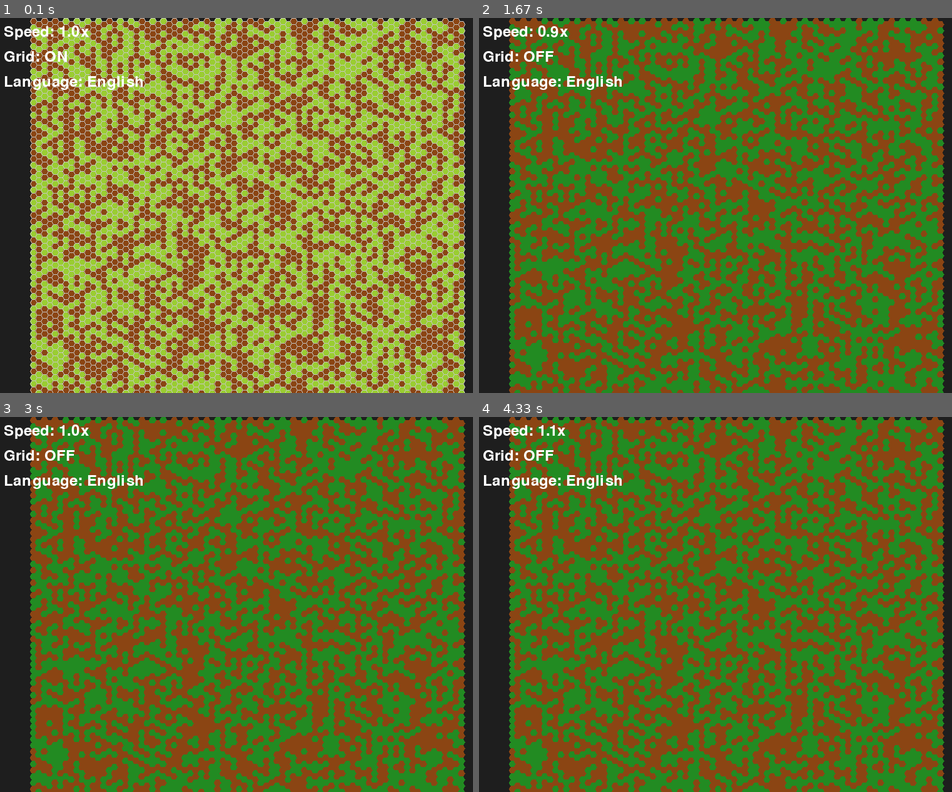
Above: before the commit, frames 1-4 (two rows, left to right).
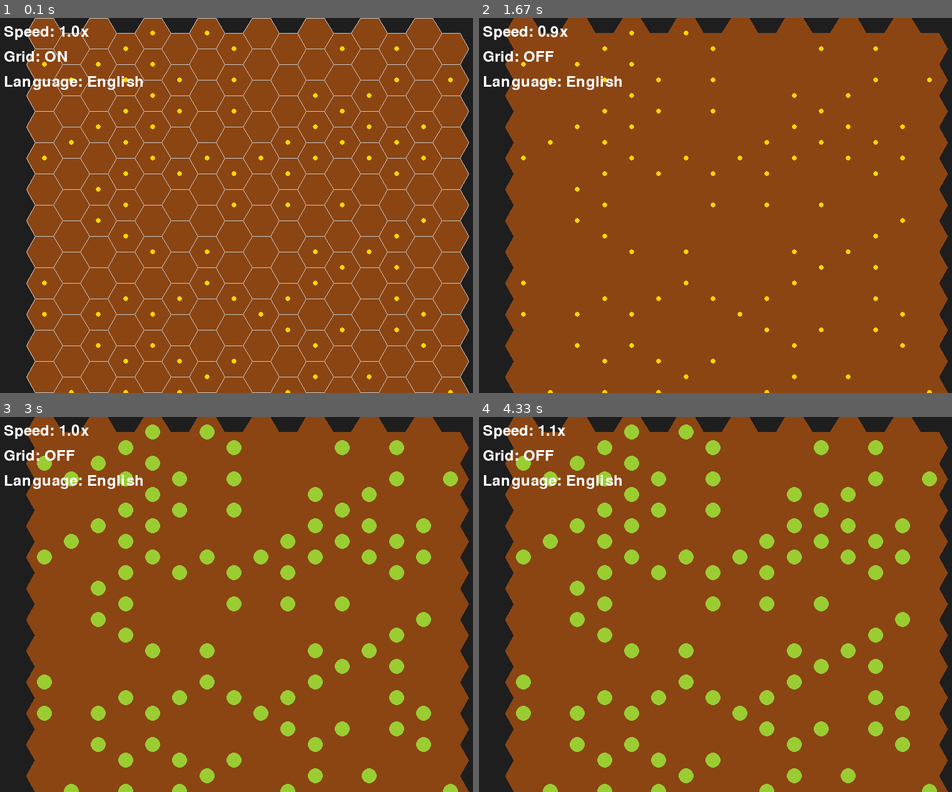
Above: after the commit, the same moments.

Repository: joselc/life-sim-first-try
Game: pygame game, started from main.py
The game is run twice, just before and just after one commit, with the same random seed, the same clock (stepped at 60 frames per second) and the same inputs.
Inputs:
- Up to frame 1 (0.1 s): no input
- Up to frame 2 (1.67 s): tap - at 0.33 s; tap G at 0.67 s
- Up to frame 3 (3 s): tap + at 2 s
- Up to frame 4 (4.33 s): tap + at 3.33 s

The runs differ from the first frame. In frame 1, 56% of the frame differs, in the area x 5-100%, y 0-100%; in frame 2, 47%; in frame 3, 51%; in frame 4, 51%.

Commit message:
feat: enhance plant rendering with detailed states and color changes

Diff:
--- a/src/config.py
+++ b/src/config.py
@@ -24,8 +24,8 @@
 BACKGROUND_COLOR = (30, 30, 30)
 
 # Grid settings
-GRID_COLUMNS = 80
-GRID_ROWS = 60
+GRID_COLUMNS = 16
+GRID_ROWS = 12
 PLANT_SPAWN_PROBABILITY = 0.5
 
 # Colors
@@ -37,5 +37,6 @@
     'GROWING': (154, 205, 50),   # Yellow-green for growing plants
     'MATURE': (34, 139, 34),     # Forest green for mature plants
     'DYING': (205, 133, 63),     # Peru brown for dying plants
-    'DEAD': (139, 69, 19)        # Same as ground color
+    'DEAD': (139, 69, 19),       # Same as ground color
+    'YELLOW': (255, 215, 0)      # Gold color for seed dots
 }
--- a/src/hexagons/ground.py
+++ b/src/hexagons/ground.py
@@ -21,10 +21,28 @@
         pass
 
     @property
-    def color(self) -> Tuple[int, int, int]:
-        """Get the color of the ground cell.
+    def base_color(self) -> Tuple[int, int, int]:
+        """Get the base color of the ground cell.
 
         Returns:
             Tuple[int, int, int]: RGB color values (brown)
         """
         return COLORS['BROWN']
+
+    @property
+    def detail_color(self) -> Tuple[int, int, int]:
+        """Get the detail color (not used for ground).
+
+        Returns:
+            Tuple[int, int, int]: RGB color values (black)
+        """
+        return (0, 0, 0)
+
+    @property
+    def detail_radius(self) -> float:
+        """Get the detail radius (not used for ground).
+
+        Returns:
+            float: Always 0.0 as ground has no details
+        """
+        return 0.0
--- a/src/hexagons/plant.py
+++ b/src/hexagons/plant.py
@@ -15,6 +15,10 @@
     Attributes:
         state_manager (PlantStateManager): Manages the plant's lifecycle states
     """
+
+    # Visual detail constants
+    SEED_DOT_RADIUS = 0.15    # Relative to hexagon size
+    GROWING_DOT_RADIUS = 0.45  # Relative to hexagon size (increased from 0.3)
 
     def __init__(self, cx: float, cy: float, a: float) -> None:
         """Initialize a plant hexagonal cell.
@@ -38,19 +42,31 @@
         self.state_manager.update(t)
 
     @property
-    def color(self) -> Tuple[int, int, int]:
-        """Get the current color of the plant based on its state.
+    def base_color(self) -> Tuple[int, int, int]:
+        """Get the base color of the hexagon."""
+        if self.state_manager.state == PlantState.MATURE:
+            return COLORS['MATURE']
+        elif self.state_manager.state == PlantState.DYING:
+            return COLORS['DYING']
+        elif self.state_manager.state == PlantState.DEAD:
+            return COLORS['DEAD']
+        else:
+            return COLORS['BROWN']  # Ground color for SEED and GROWING states
 
-        Returns a distinct color for each state of the plant's lifecycle.
+    @property
+    def detail_color(self) -> Tuple[int, int, int]:
+        """Get the color of the detail (dot) in the center."""
+        if self.state_manager.state == PlantState.SEED:
+            return COLORS['YELLOW']  # New color for seed dot
+        elif self.state_manager.state == PlantState.GROWING:
+            return COLORS['GROWING']
+        return (0, 0, 0)  # Black for other states (won't be visible)
 
-        Returns:
-            Tuple[int, int, int]: RGB color values
-        """
-        state_colors = {
-            PlantState.SEED: COLORS['SEED'],
-            PlantState.GROWING: COLORS['GROWING'],
-            PlantState.MATURE: COLORS['MATURE'],
-            PlantState.DYING: COLORS['DYING'],
-            PlantState.DEAD: COLORS['DEAD']
-        }
-        return state_colors[self.state_manager.state]
+    @property
+    def detail_radius(self) -> float:
+        """Get the radius of the detail (dot) relative to hexagon size."""
+        if self.state_manager.state == PlantState.SEED:
+            return self.SEED_DOT_RADIUS
+        elif self.state_manager.state == PlantState.GROWING:
+            return self.GROWING_DOT_RADIUS
+        return 0.0  # No dot for other states
--- a/src/hexagons/plant_states.py
+++ b/src/hexagons/plant_states.py
@@ -34,7 +34,8 @@
     """
 
     # State transition thresholds
-    GROWTH_THRESHOLD = 1.0  # Time needed to reach mature state
+    SEED_DURATION = 2.0     # Time to stay in seed state
+    GROWTH_THRESHOLD = 3.0  # Time needed to reach mature state
     MATURE_MAX_TIME = 5.0   # Maximum time before dying starts
     DYING_DURATION = 3.0    # How long it takes to die
 
@@ -54,9 +55,10 @@
         self.time_in_state += dt
 
         if self.state == PlantState.SEED:
-            # Start growing immediately
-            self.state = PlantState.GROWING
-            self.time_in_state = 0.0
+            # Stay in seed state for SEED_DURATION
+            if self.time_in_state >= self.SEED_DURATION:
+                self.state = PlantState.GROWING
+                self.time_in_state = 0.0
 
         elif self.state == PlantState.GROWING:
             # Update growth progress
--- a/src/renderers/pygame_renderer.py
+++ b/src/renderers/pygame_renderer.py
@@ -43,8 +43,15 @@
             hexagon (Renderable): The hexagon to draw
             show_grid (bool, optional): Whether to show grid lines. Defaults to True.
         """
-        # Draw the filled hexagon
-        pygame.draw.polygon(self.screen, hexagon.color, hexagon.points, 0)
+        # Draw the base hexagon
+        pygame.draw.polygon(self.screen, hexagon.base_color, hexagon.points, 0)
+
+        # Draw any additional details
+        if hasattr(hexagon, 'detail_color') and hasattr(hexagon, 'detail_radius'):
+            center = (int(hexagon.cx), int(hexagon.cy))
+            radius = int(hexagon.a * hexagon.detail_radius)
+            if radius > 0:
+                pygame.draw.circle(self.screen, hexagon.detail_color, center, radius)
 
         # Draw the grid lines if enabled
         if show_grid:
--- a/tests/hexagons/test_plant.py
+++ b/tests/hexagons/test_plant.py
@@ -26,17 +26,21 @@
         # Start as seed
         self.assertEqual(self.plant.state_manager.state, PlantState.SEED)
 
-        # Update should transition to growing immediately
+        # Update should stay in seed state initially
         self.plant.update(0.1)
+        self.assertEqual(self.plant.state_manager.state, PlantState.SEED)
+
+        # After SEED_DURATION, should transition to growing
+        self.plant.update(self.plant.state_manager.SEED_DURATION)
         self.assertEqual(self.plant.state_manager.state, PlantState.GROWING)
 
         # Should be growing for a while
-        self.plant.update(0.5)
+        self.plant.update(self.plant.state_manager.GROWTH_THRESHOLD / 2)
         self.assertEqual(self.plant.state_manager.state, PlantState.GROWING)
         self.assertGreater(self.plant.state_manager.growth, 0.0)
 
         # After growth threshold, should be mature
-        self.plant.update(0.5)  # Complete growth
+        self.plant.update(self.plant.state_manager.GROWTH_THRESHOLD)  # Complete growth
         self.assertEqual(self.plant.state_manager.state, PlantState.MATURE)
 
         # Should stay mature for a while
@@ -53,30 +57,29 @@
 
     def test_color_transitions(self):
         """Test that color changes appropriately with state transitions."""
-        green = MOCK_COLORS['GREEN']
-        brown = MOCK_COLORS['BROWN']
+        # Start as seed (should be brown with yellow dot)
+        self.assertEqual(self.plant.state_manager.state, PlantState.SEED)
+        self.assertEqual(self.plant.base_color, MOCK_COLORS['BROWN'])
 
-        # Start as seed (should be brown)
-        self.assertEqual(self.plant.state_manager.state, PlantState.SEED)
-        self.assertEqual(self.plant.state_manager.color_factor, 0.0)
+        # Growing should be brown with green dot
+        self.plant.update(self.plant.state_manager.SEED_DURATION + 0.1)
+        self.assertEqual(self.plant.state_manager.state, PlantState.GROWING)
+        self.assertEqual(self.plant.base_color, MOCK_COLORS['BROWN'])
 
-        # Growing should transition towards green
-        self.plant.update(0.1)  # Start growing
-        self.plant.update(0.5)  # Progress growth
-        self.assertEqual(self.plant.state_manager.state, PlantState.GROWING)
+        # Progress growth
+        self.plant.update(self.plant.state_manager.GROWTH_THRESHOLD / 2)
         self.assertGreater(self.plant.state_manager.growth, 0.0)
         self.assertLess(self.plant.state_manager.growth, 1.0)
 
-        # Mature should be most green
-        self.plant.update(0.5)  # Complete growth
+        # Mature should be solid green
+        self.plant.update(self.plant.state_manager.GROWTH_THRESHOLD)  # Complete growth
         self.assertEqual(self.plant.state_manager.state, PlantState.MATURE)
-        self.assertEqual(self.plant.state_manager.color_factor, 1.0)
+        self.assertEqual(self.plant.base_color, MOCK_COLORS['MATURE'])
 
-        # Dying should transition back to brown
-        self.plant.update(self.plant.state_manager.MATURE_MAX_TIME + 0.1)  # Start dying
-        self.plant.update(self.plant.state_manager.DYING_DURATION / 2)  # Half dead
+        # Start dying
+        self.plant.update(self.plant.state_manager.MATURE_MAX_TIME + 0.1)
         self.assertEqual(self.plant.state_manager.state, PlantState.DYING)
-        self.assertLess(self.plant.state_manager.color_factor, 1.0)
+        self.assertEqual(self.plant.base_color, MOCK_COLORS['DYING'])
 
     def assertColorCloserTo(self, color, target, other):
         """Assert that color is closer to target than to other color."""
--- a/tests/hexagons/test_plant_states.py
+++ b/tests/hexagons/test_plant_states.py
@@ -17,33 +17,37 @@
         self.assertEqual(self.manager.growth, 0.0)
 
     def test_seed_to_growing_transition(self):
-        """Test immediate transition from seed to growing state."""
+        """Test transition from seed to growing state after SEED_DURATION."""
         self.assertEqual(self.manager.state, PlantState.SEED)
+        # Update with less than SEED_DURATION
         self.manager.update(0.1)
+        self.assertEqual(self.manager.state, PlantState.SEED)
+        # Update past SEED_DURATION
+        self.manager.update(self.manager.SEED_DURATION)
         self.assertEqual(self.manager.state, PlantState.GROWING)
         self.assertEqual(self.manager.time_in_state, 0.0)
 
     def test_growth_progression(self):
         """Test that growth progresses correctly over time."""
-        # Start growing
-        self.manager.update(0.1)
+        # Get to growing state
+        self.manager.update(self.manager.SEED_DURATION + 0.1)
         self.assertEqual(self.manager.state, PlantState.GROWING)
 
         # Partial growth
-        self.manager.update(0.5)  # Half of GROWTH_THRESHOLD
+        self.manager.update(self.manager.GROWTH_THRESHOLD / 2)
         self.assertEqual(self.manager.state, PlantState.GROWING)
         self.assertAlmostEqual(self.manager.growth, 0.5, places=2)
 
         # Complete growth
-        self.manager.update(0.5)  # Rest of GROWTH_THRESHOLD
+        self.manager.update(self.manager.GROWTH_THRESHOLD / 2)
         self.assertEqual(self.manager.state, PlantState.MATURE)
         self.assertEqual(self.manager.growth, 1.0)
 
     def test_mature_to_dying_transition(self):
         """Test transition from mature to dying state."""
         # Get to mature state
-        self.manager.update(0.1)  # Seed -> Growing
-        self.manager.update(1.0)  # Complete growth
+        self.manager.update(self.manager.SEED_DURATION + 0.1)  # Seed -> Growing
+        self.manager.update(self.manager.GROWTH_THRESHOLD)  # Complete growth
         self.assertEqual(self.manager.state, PlantState.MATURE)
 
         # Not enough time passed for dying
@@ -57,8 +61,8 @@
     def test_dying_progression(self):
         """Test that health decreases correctly while dying."""
         # Get to dying state
-        self.manager.update(0.1)  # Seed -> Growing
-        self.manager.update(1.0)  # Complete growth
+        self.manager.update(self.manager.SEED_DURATION + 0.1)  # Seed -> Growing
+        self.manager.update(self.manager.GROWTH_THRESHOLD)  # Complete growth
         self.manager.update(self.manager.MATURE_MAX_TIME + 0.1)  # Start dying
         self.assertEqual(self.manager.state, PlantState.DYING)
         self.assertEqual(self.manager.health, 1.0)
@@ -78,12 +82,12 @@
         self.assertEqual(self.manager.color_factor, 0.0)
 
         # Growing state
-        self.manager.update(0.1)  # Seed -> Growing
-        self.manager.update(0.5)  # Half growth
+        self.manager.update(self.manager.SEED_DURATION + 0.1)  # Start growing
+        self.manager.update(self.manager.GROWTH_THRESHOLD / 2)  # Half growth
         self.assertAlmostEqual(self.manager.color_factor, 0.5, places=2)
 
         # Mature state
-        self.manager.update(0.5)  # Complete growth
+        self.manager.update(self.manager.GROWTH_THRESHOLD / 2)  # Complete growth
         self.assertEqual(self.manager.color_factor, 1.0)
 
         # Dying state
@@ -100,16 +104,16 @@
         # Time in seed state
         initial_time = 0.5
         self.manager.update(initial_time)
-        self.assertEqual(self.manager.time_in_state, 0.0)  # Reset on transition
+        self.assertEqual(self.manager.time_in_state, initial_time)
 
-        # Time in growing state
+        # Time in growing state (after transition)
+        self.manager.update(self.manager.SEED_DURATION)  # Trigger transition
+        self.assertEqual(self.manager.time_in_state, 0.0)  # Should reset after transition
+
+        # Accumulate more time
         growth_time = 0.3
         self.manager.update(growth_time)
         self.assertEqual(self.manager.time_in_state, growth_time)
-
-        # Accumulate more time
-        self.manager.update(growth_time)
-        self.assertEqual(self.manager.time_in_state, growth_time * 2)
 
     def test_state_sequence(self):
         """Test that states always follow the correct sequence."""
@@ -123,7 +127,7 @@
             if current_state != last_state:
                 states_seen.append(current_state)
                 last_state = current_state
-            self.manager.update(0.2)  # Smaller time step for more controlled transitions
+            self.manager.update(0.5)  # Larger time step for quicker transitions
 
         # Add final state
         if self.manager.state not in states_seen:
--- a/tests/mesh/test_hex_mesh.py
+++ b/tests/mesh/test_hex_mesh.py
@@ -66,11 +66,14 @@
 
     def test_update_propagation(self):
         """Test that update calls are propagated to all hexagons."""
-        # First update - transition from SEED to GROWING
+        # First update - should stay in seed state
         self.mesh.update(0.1)
 
-        # Second update - allow for growth
-        self.mesh.update(0.5)
+        # Second update - transition to growing
+        self.mesh.update(2.0)  # SEED_DURATION
+
+        # Third update - allow for growth
+        self.mesh.update(1.5)  # Half of GROWTH_THRESHOLD
 
         # Check that all plant hexagons have been updated
         plant_count = 0
--- a/tests/test_config.py
+++ b/tests/test_config.py
@@ -11,7 +11,13 @@
 
 # Mock colors for testing (matching the actual colors from src/config.py)
 MOCK_COLORS = {
-    'GREEN': (34, 139, 34),    # Forest green for plants
-    'BROWN': (139, 69, 19),    # Saddle brown for ground/soil
-    'GRID_LINES': (200, 200, 200)  # Light gray for grid lines
+    'GREEN': (34, 139, 34),      # Forest green for mature plants
+    'BROWN': (139, 69, 19),      # Saddle brown for ground/soil
+    'GRID_LINES': (200, 200, 200),  # Light gray for grid lines
+    'SEED': (101, 67, 33),       # Dark brown for seeds
+    'GROWING': (154, 205, 50),   # Yellow-green for growing plants
+    'MATURE': (34, 139, 34),     # Forest green for mature plants
+    'DYING': (205, 133, 63),     # Peru brown for dying plants
+    'DEAD': (139, 69, 19),       # Same as ground color
+    'YELLOW': (255, 215, 0)      # Gold color for seed dots
 }
